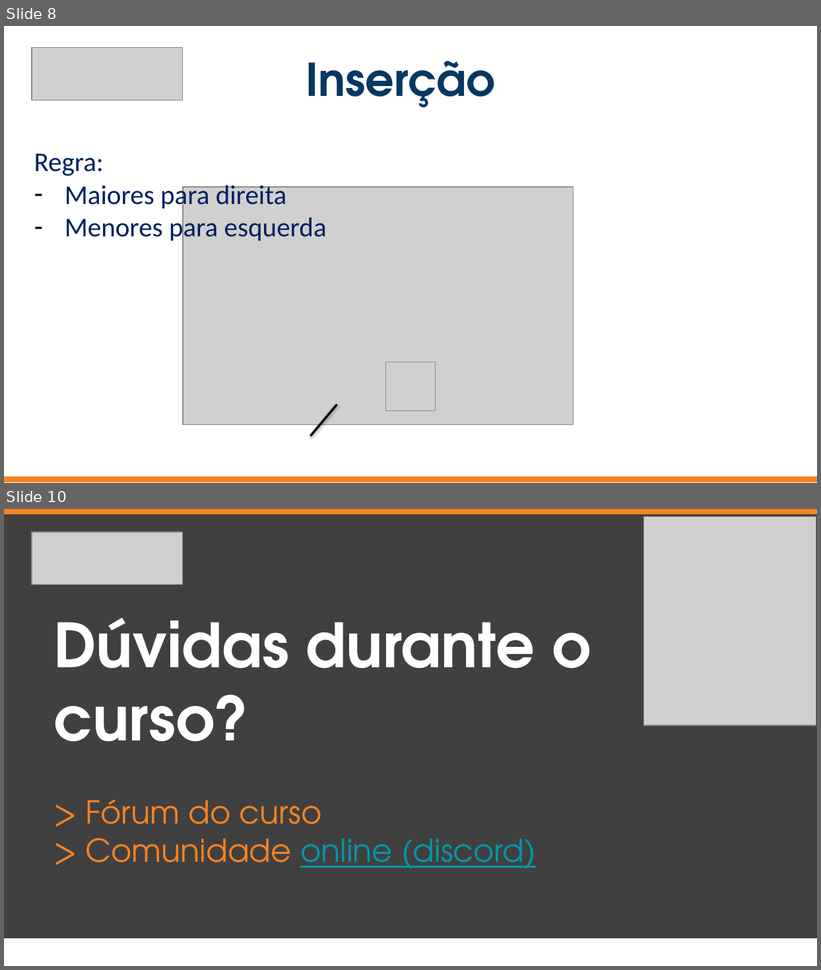
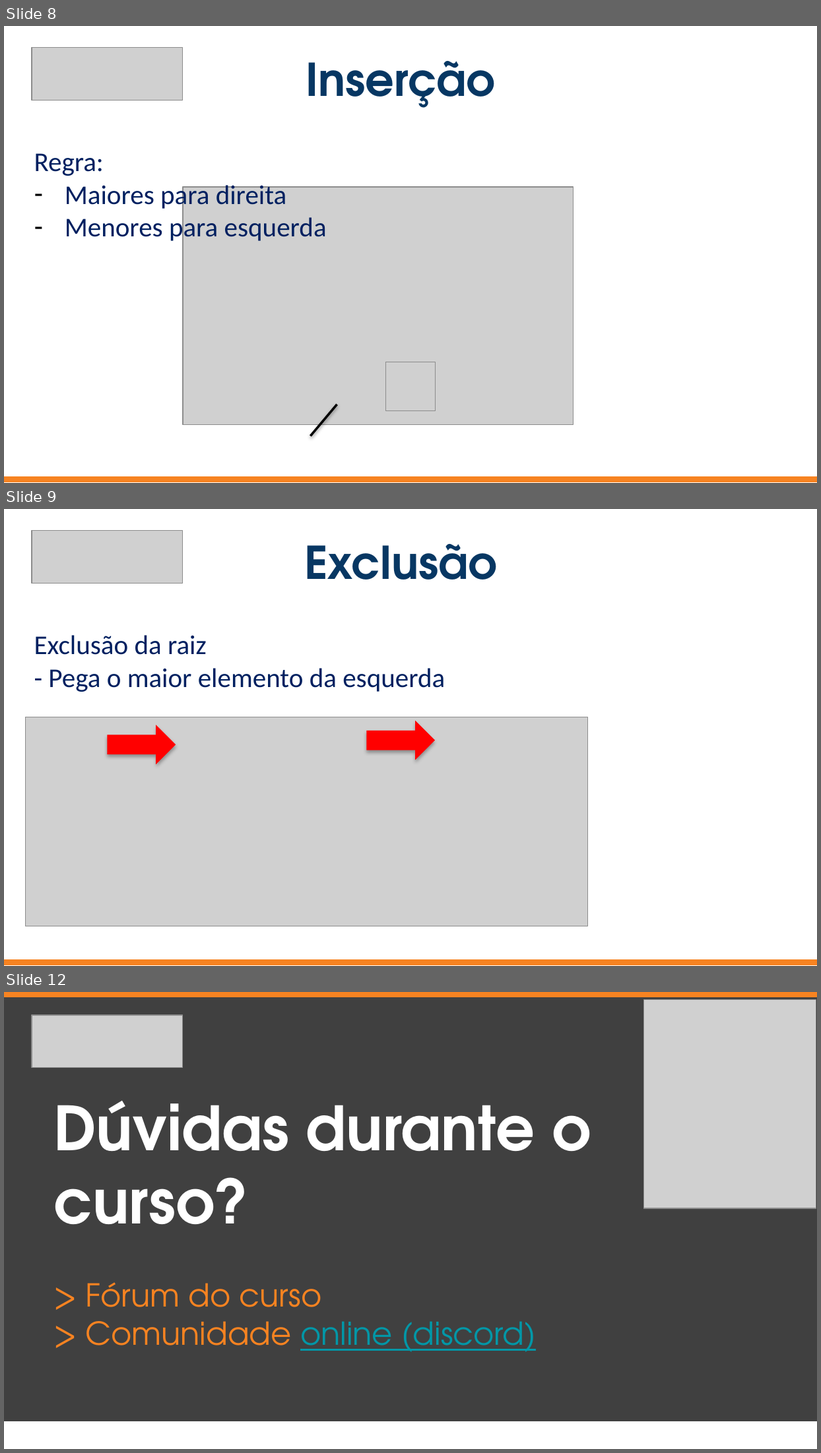
Before and after one commit to jrdutra/estruturaDeDadosJavaDio, a slide deck: apresentacoes/Aula7/Etapa4/Etapa4.pptx. Shown one above the other, each under a label of ours: slides 8 and 10 before the commit, slides 8, 9 and 12 after it; the slides between them are not shown. The pictures are 821x970 and 821x1453 pixels, drawn with LibreOffice and Linux fonts; fonts in the diff are those of the drawing; grey boxes stand for pictures. Boxes give left, top, right and bottom in pixels: in the first picture for what was removed or moved away, otherwise in the second. Text is boxed around its words. In the diff, an @@ line names an element or a change of style, - is before the commit and + after.

```diff
--- a/apresentacoes/Aula7/Etapa4/Etapa4.pptx
+++ b/apresentacoes/Aula7/Etapa4/Etapa4.pptx
@@ slide 9 added at (4, 509, 817, 966), background #FFFFFF @@
@@ picture added at (32, 531, 183, 584) @@
@@ subtitle added at (304, 544, 497, 580), 40 pt, text #073763, bold @@
+Exclusão
@@ text added at (34, 635, 445, 692), 24 pt, text #002060 @@
+Exclusão da raiz
+- Pega o maior elemento da esquerda
@@ picture added at (25, 717, 588, 926) @@
@@ down arrow added at (107, 725, 176, 764), fill #FF0000 @@
@@ down arrow added at (366, 722, 435, 760), fill #FF0000 @@
@@ rectangle added at (4, 960, 817, 965), fill #F78321, outline #F78321 0.75 pt @@
@@ what was slide 10 is now slide 12 @@
```
Also in this commit, not shown: 2 other slides added, 1 slide removed.
